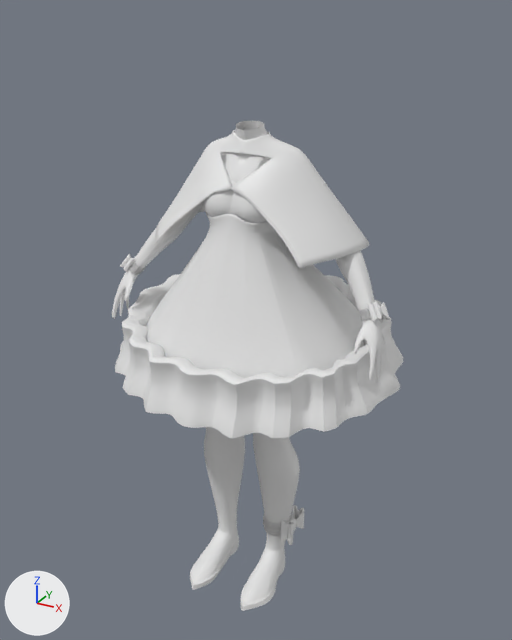
Before and after pictures for a commit that changed the Blender file SeamstressBlender/Seamstress.blend.
One viewpoint serves both versions: a camera (50 mm lens) standing at (2.67, -4.75, 2.44) and looking at (-0.01, 0.12, 0.01). The lights are fixed; the arrows at lower left show +X, +Y and +Z.

The first picture shows 'Bandage', 'Body', 'Cylinder', 'Dress1.001', 'Dress1.002', 'Dress1.003', 'Shoe', 'Triangl'.
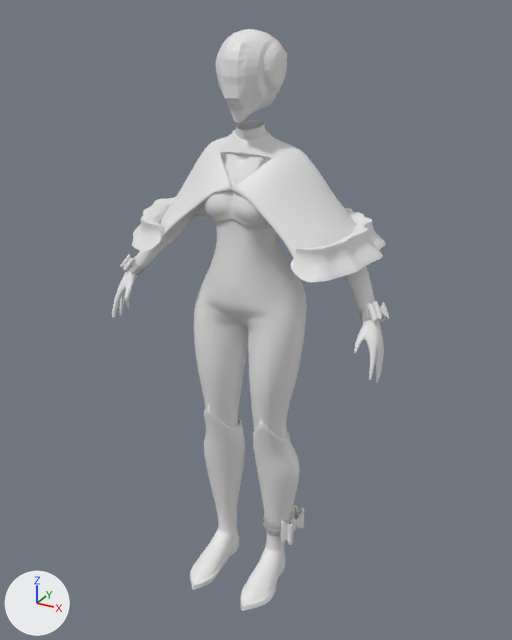
Where the change shows, as pixel boxes [x1, y1, x2, y2] in the pictures (512 x 640 px):
'Dress1.003', deleted
    before: [146, 213, 364, 378]
'Dress1.002', deleted
    before: [115, 274, 403, 438]
'Sphere', added
    after: [216, 29, 287, 122]
'CloakBot', added
    after: [132, 197, 386, 282]
'Body', unchanged, uncovered by the edit
    before: [112, 121, 384, 383]
    after: [112, 121, 384, 438]

Edits to the bpy script that builds the scene:
```text
Add me_sphere_008:
    me_sphere_008.from_pydata(...)  # 289 vertices, 288 faces; spans x 0.0..0.96, y -1.11..1.76, z -1.2..1.25
Add me_sphere_005:
    me_sphere_005.from_pydata(...)  # 594 vertices, 580 faces; spans x 0.0..4.94, y -2.46..4.88, z -9.19..-7.57
    me_sphere_005.polygons.foreach_set('use_smooth', [True] * 580)
Remove ob_dress1_002:
    ob_dress1_002 = bpy.data.objects.new('Dress1.002', me_sphere_013)
    ob_dress1_002.location = (0.0, 0.0, 2.012)
    ob_dress1_002.scale = (0.252, 0.252, 0.252)
    _m = ob_dress1_002.modifiers.new('Mirror', 'MIRROR')
    _m.use_clip = True
    _m = ob_dress1_002.modifiers.new('Subdivision', 'SUBSURF')
Remove ob_dress1_003:
    ob_dress1_003 = bpy.data.objects.new('Dress1.003', me_sphere_012)
    ob_dress1_003.location = (0.0, 0.0, 2.012)
    ob_dress1_003.scale = (0.252, 0.252, 0.252)
    _m = ob_dress1_003.modifiers.new('Mirror', 'MIRROR')
    _m.use_clip = True
    _m.merge_threshold = 0.082
    _m = ob_dress1_003.modifiers.new('Subdivision', 'SUBSURF')
    _m = ob_dress1_003.modifiers.new('Solidify', 'SOLIDIFY')
Add ob_sphere:
    ob_sphere = bpy.data.objects.new('Sphere', me_sphere_008)
    ob_sphere.location = (0.0, 0.001, 1.974)
    ob_sphere.rotation_euler = (-0.179, 0.0, 0.0)  # degrees (-10, 0, 0)
    ob_sphere.scale = (0.265, 0.265, 0.265)
    _m = ob_sphere.modifiers.new('Mirror', 'MIRROR')
    _m.use_clip = True
Add ob_cloakbot:
    ob_cloakbot = bpy.data.objects.new('CloakBot', me_sphere_005)
    ob_cloakbot.location = (0.0, 0.0, 2.394)
    ob_cloakbot.scale = (0.217, 0.19, 0.19)
    _m = ob_cloakbot.modifiers.new('Mirror', 'MIRROR')
    _m.use_clip = True
    _m = ob_cloakbot.modifiers.new('Subdivision', 'SUBSURF')
```
